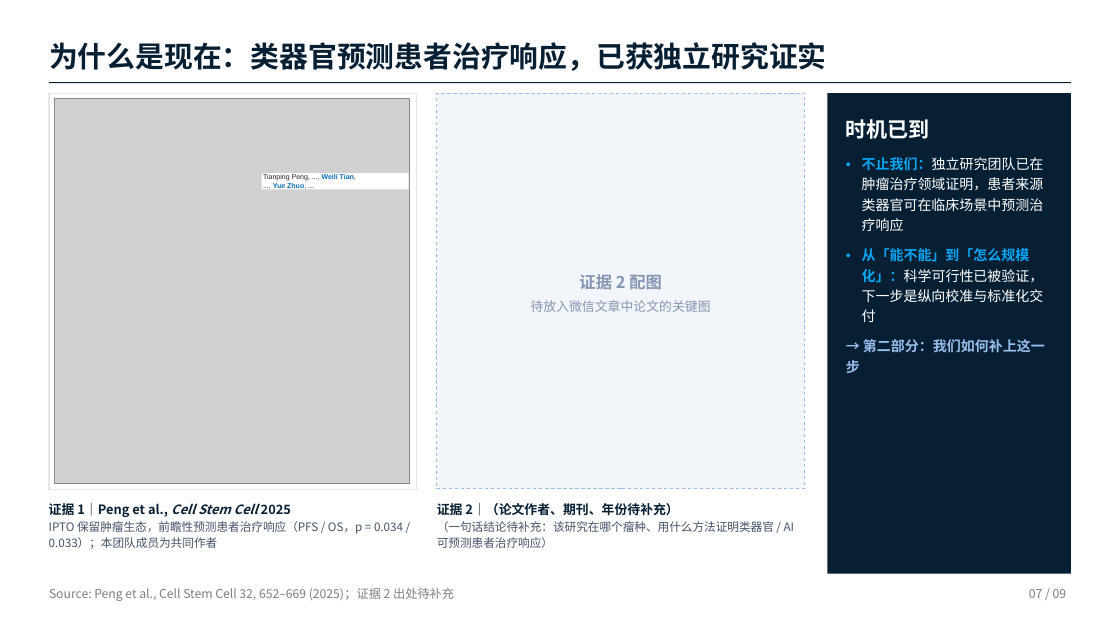
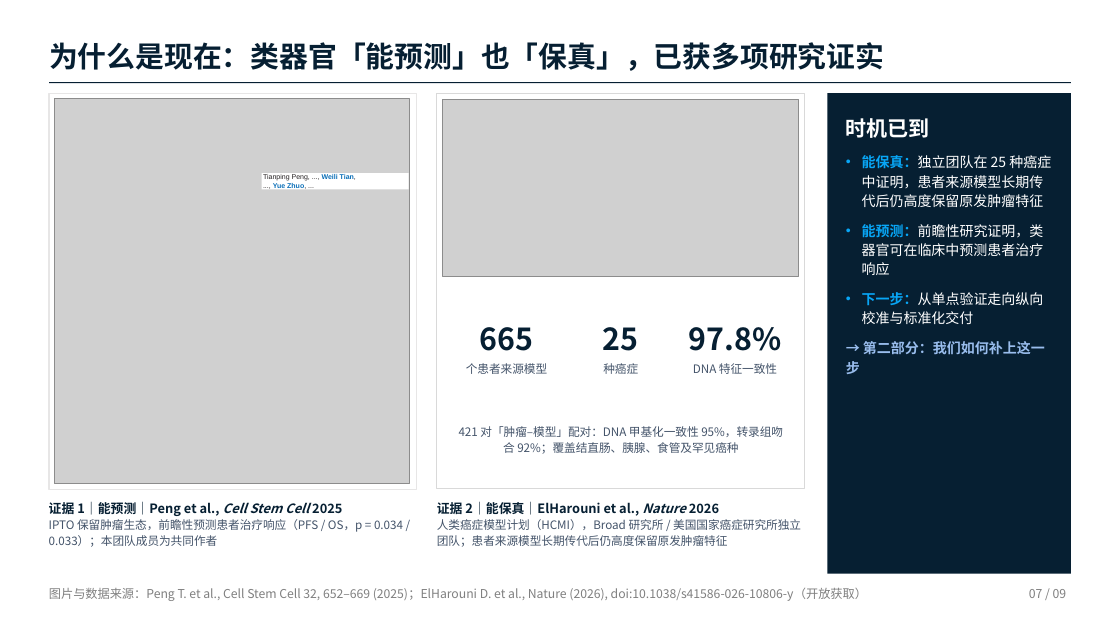
Before and after one commit to Milkar/businessPlan, a slide deck: slide 2 of slides/Vitoma_why_now_2pages_draft.pptx. Drawn at 1120x630 pixels with LibreOffice and Linux fonts; fonts in the diff are those of the drawing; grey boxes stand for pictures. Boxes give left, top, right and bottom in pixels: in the first picture for what was removed or moved away, otherwise in the second. Text is boxed around its words. In the diff, an @@ line names an element or a change of style, - is before the commit and + after.

```diff
--- a/slides/Vitoma_why_now_2pages_draft.pptx
+++ b/slides/Vitoma_why_now_2pages_draft.pptx
@@ text at [49,42,884,71]: text changed @@
-为什么是现在：类器官预测患者治疗响应，已获独立研究证实
+为什么是现在：类器官「能预测」也「保真」，已获多项研究证实
@@ rectangle at [437,93,805,489]: fill #F2F5F9 to #FFFFFF; outline #99BDED 0.75 pt dashed to #D9D9D9 0.75 pt @@
@@ picture added at [443,99,799,276] @@
@@ text in rectangle at [846,118,1045,374]: line spacing 1.2 to 1.15 @@
@@ text in rectangle at [862,155,1051,324]: text changed @@
-• 不止我们：独立研究团队已在肿瘤治疗领域证明，患者来源类器官可在临床场景中预测治疗响应
-• 从「能不能」到「怎么规模化」：科学可行性已被验证，下一步是纵向校准与标准化交付
+• 能保真：独立团队在 25 种癌症中证明，患者来源模型长期传代后仍高度保留原发肿瘤特征
+• 能预测：前瞻性研究证明，类器官可在临床中预测患者治疗响应
+• 下一步：从单点验证走向纵向校准与标准化交付
@@ text in rectangle at [531,274,711,312]: text removed @@
-证据 2 配图
-待放入微信文章中论文的关键图
@@ text added at [480,327,534,351], 26 pt, text #061F32, bold @@
+665
@@ text added at [603,327,639,351], 26 pt, text #061F32, bold @@
+25
@@ text added at [689,327,782,351], 26 pt, text #061F32, bold @@
+97.8%
@@ text added at [466,363,547,374], 10 pt, text #44546A @@
+个患者来源模型
@@ text added at [603,363,638,374], 10 pt, text #44546A @@
+种癌症
@@ text added at [693,363,777,374], 10 pt, text #44546A @@
+DNA 特征一致性
@@ text added at [459,426,783,454], 10 pt, text #44546A @@
+421 对「肿瘤–模型」配对：DNA 甲基化一致性 95%，转录组吻合 92%；覆盖结直肠、胰腺、食管及罕见癌种
@@ text at [49,501,342,516]: text changed @@
-证据 1｜Peng et al., Cell Stem Cell 2025
+证据 1｜能预测｜Peng et al., Cell Stem Cell 2025
@@ text at [437,501,801,547]: text changed @@
-证据 2｜（论文作者、期刊、年份待补充）
-（一句话结论待补充：该研究在哪个瘤种、用什么方法证明类器官 / AI 可预测患者治疗响应）
+证据 2｜能保真｜ElHarouni et al., Nature 2026
+人类癌症模型计划（HCMI），Broad 研究所 / 美国国家癌症研究所独立团队；患者来源模型长期传代后仍高度保留原发肿瘤特征
@@ text at [49,519,403,547]: line spacing 1.2 to 1.15 @@
@@ text at [49,588,867,601]: text changed @@
-Source: Peng et al., Cell Stem Cell 32, 652–669 (2025)；证据 2 出处待补充
+图片与数据来源：Peng T. et al., Cell Stem Cell 32, 652–669 (2025)；ElHarouni D. et al., Nature (2026), doi:10.1038/s41586-026-10806-y（开放获取）
```
Also in this commit, not shown: 3 other files.
